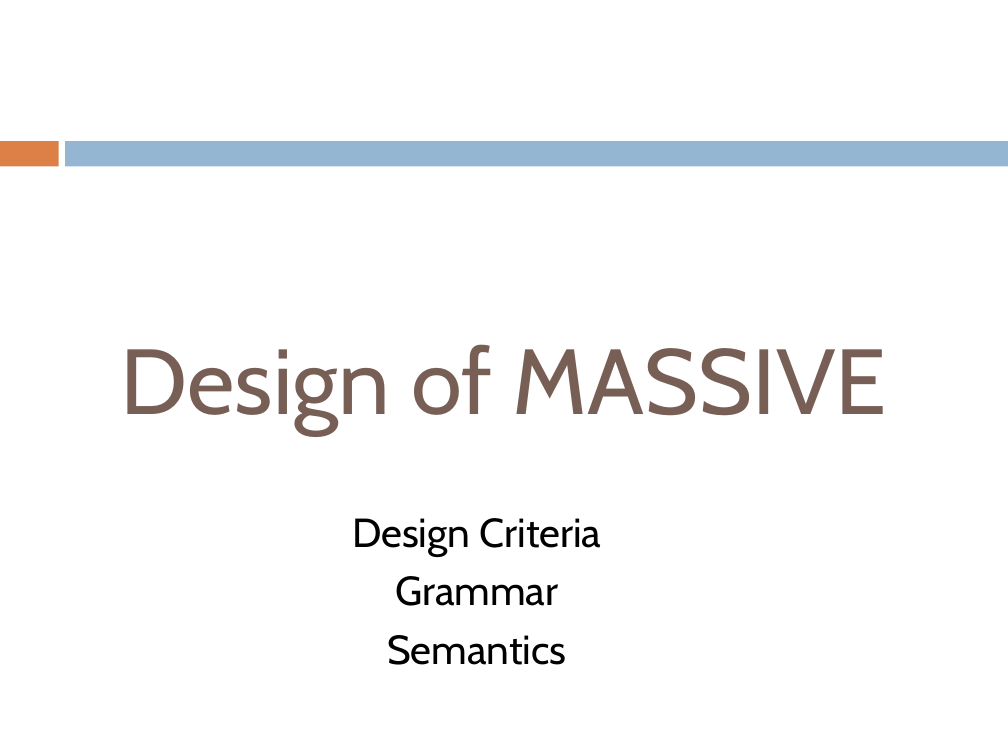
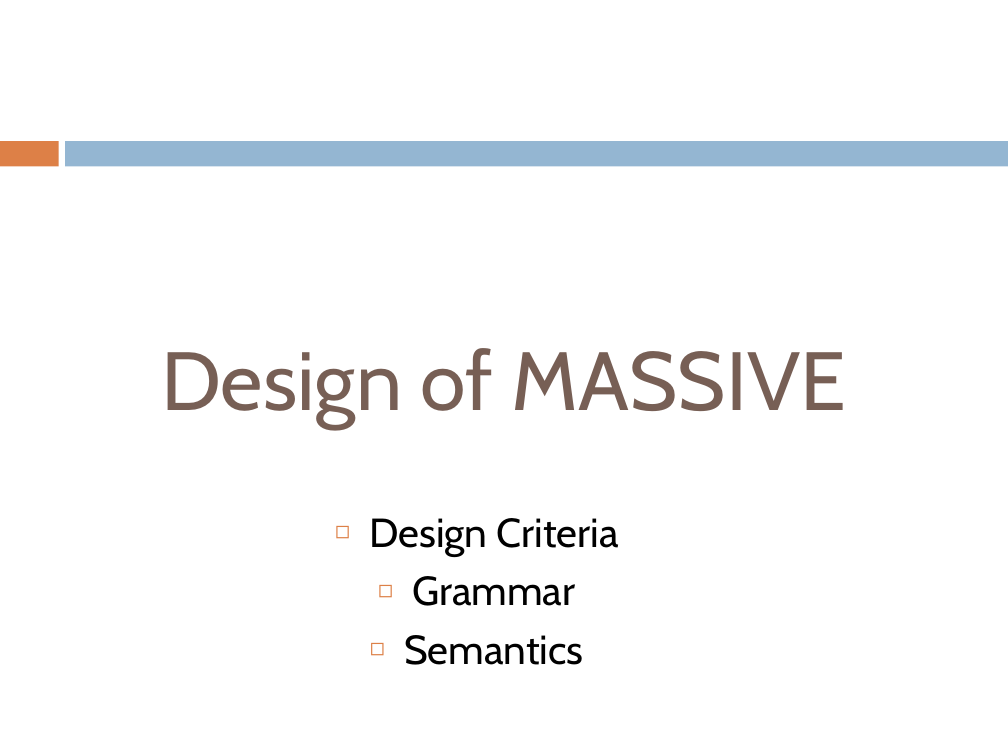
Before and after one commit to henrikklarup/sw402a, a slide deck: slide 8 of Project/præsentation/lasse.pptx. Drawn at 1008x756 pixels with LibreOffice and Linux fonts; fonts in the diff are those of the drawing. Boxes give left, top, right and bottom in pixels: in the first picture for what was removed or moved away, otherwise in the second. Text is boxed around its words. In the diff, an @@ line names an element or a change of style, - is before the commit and + after.

```diff
--- a/Project/præsentation/lasse.pptx
+++ b/Project/præsentation/lasse.pptx
@@ title "Design of MASSIVE" at (161,348,846,428): size 66 to 59 pt @@
@@ subtitle "Design Criteria" at (369,518,619,665): bullet none to ◻ @@
```
Also in this commit, not shown: 22 other slides changed.
